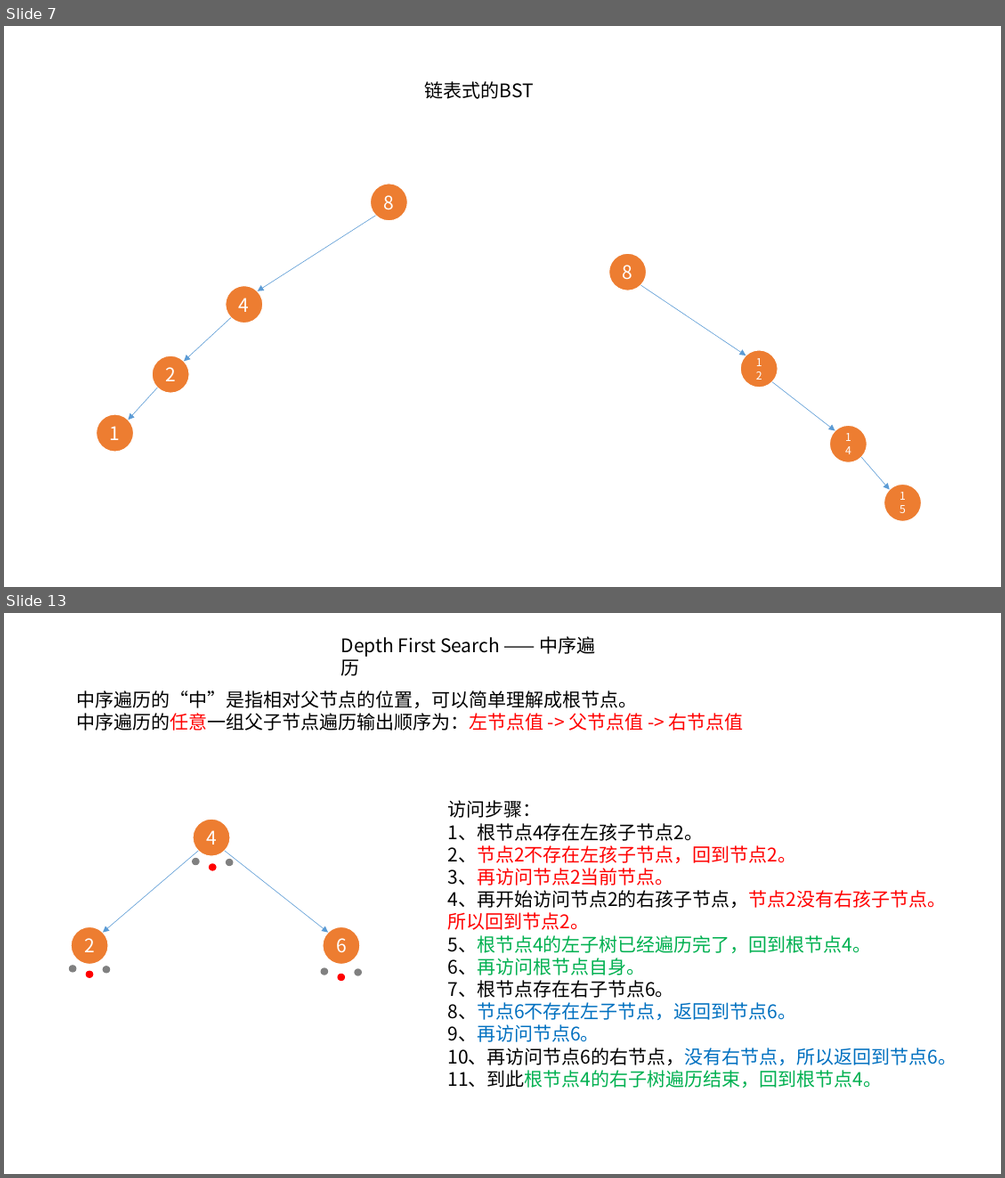
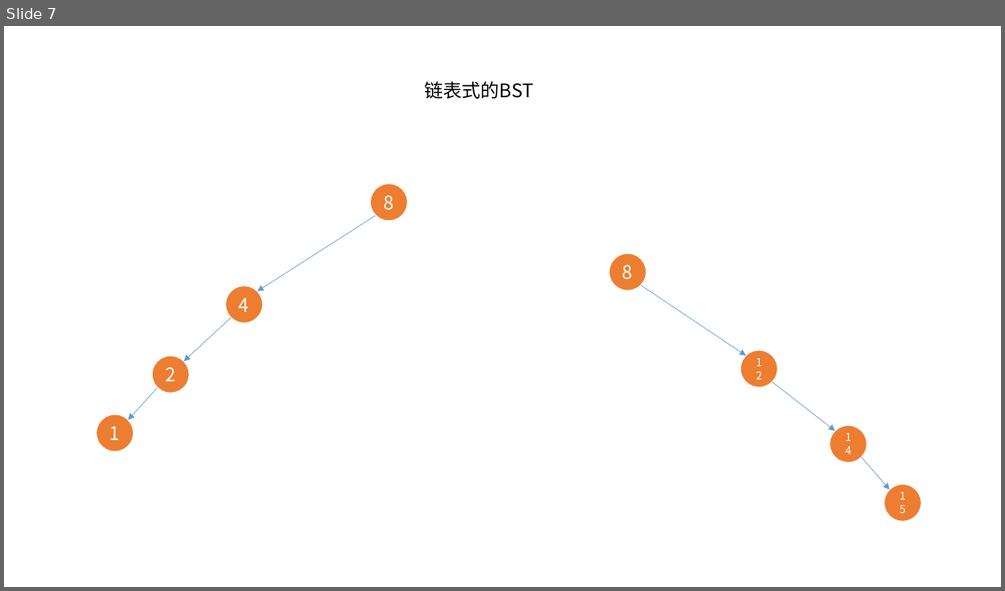
Before and after one commit to xiangming-fang/datastructure_arithmetic, a slide deck: ppt/bst.pptx. Shown one above the other, each under a label of ours: slides 7 and 13 before the commit, slide 7 after it; the slides between them are not shown. The pictures are 1005x1178 and 1005x591 pixels, drawn with LibreOffice and Linux fonts; fonts in the diff are those of the drawing. Boxes give left, top, right and bottom in pixels: in the first picture for what was removed or moved away, otherwise in the second. Text is boxed around its words. In the diff, an @@ line names an element or a change of style, - is before the commit and + after.

Commit message:
中序遍历 -> 右 中 左

```diff
--- a/ppt/bst.pptx
+++ b/ppt/bst.pptx
@@ slide 13 removed at (4,613,1001,1174), background #FFFFFF @@
@@ text removed at (341,636,596,676) @@
-Depth First Search —— 中序遍历
@@ text removed at (76,690,744,730) @@
-中序遍历的“中”是指相对父节点的位置，可以简单理解成根节点。
-中序遍历的任意一组父子节点遍历输出顺序为：左节点值 -> 父节点值 -> 右节点值
@@ text removed at (448,800,957,1087) @@
-访问步骤：
-1、根节点4存在左孩子节点2。
-2、节点2不存在左孩子节点，回到节点2。
-3、再访问节点2当前节点。
-4、再开始访问节点2的右孩子节点，节点2没有右孩子节点。
-所以回到节点2。
-5、根节点4的左子树已经遍历完了，回到根节点4。
-6、再访问根节点自身。
-7、根节点存在右子节点6。
-8、节点6不存在左子节点，返回到节点6。
-9、再访问节点6。
-10、再访问节点6的右节点，没有右节点，所以返回到节点6。
-11、到此根节点4的右子树遍历结束，回到根节点4。
@@ group removed at (69,819,362,981): 12 ellipses, 2 arrows @@
-4
-6
-2
```
Also in this commit, not shown: 8 other slides removed, 3 other files.
